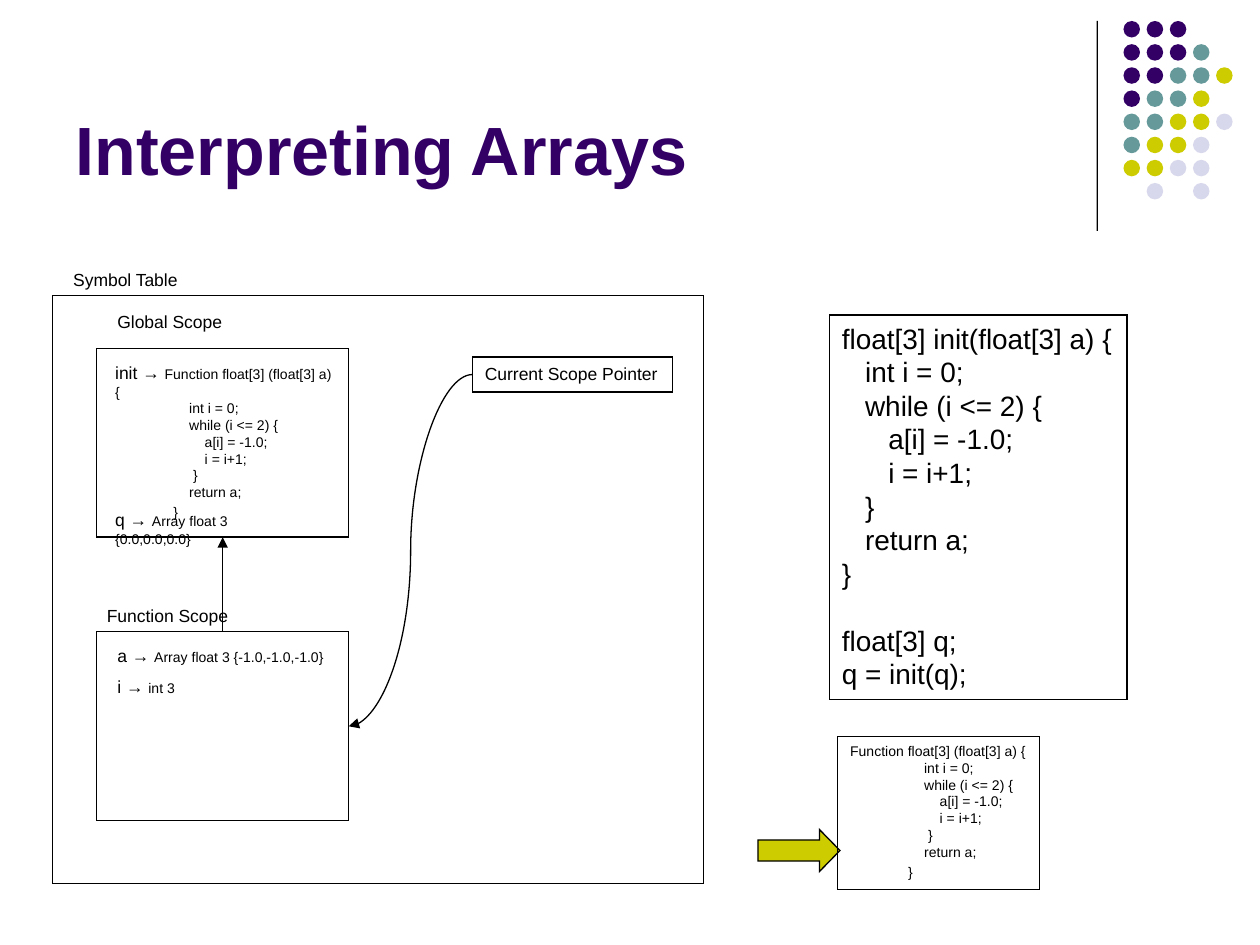
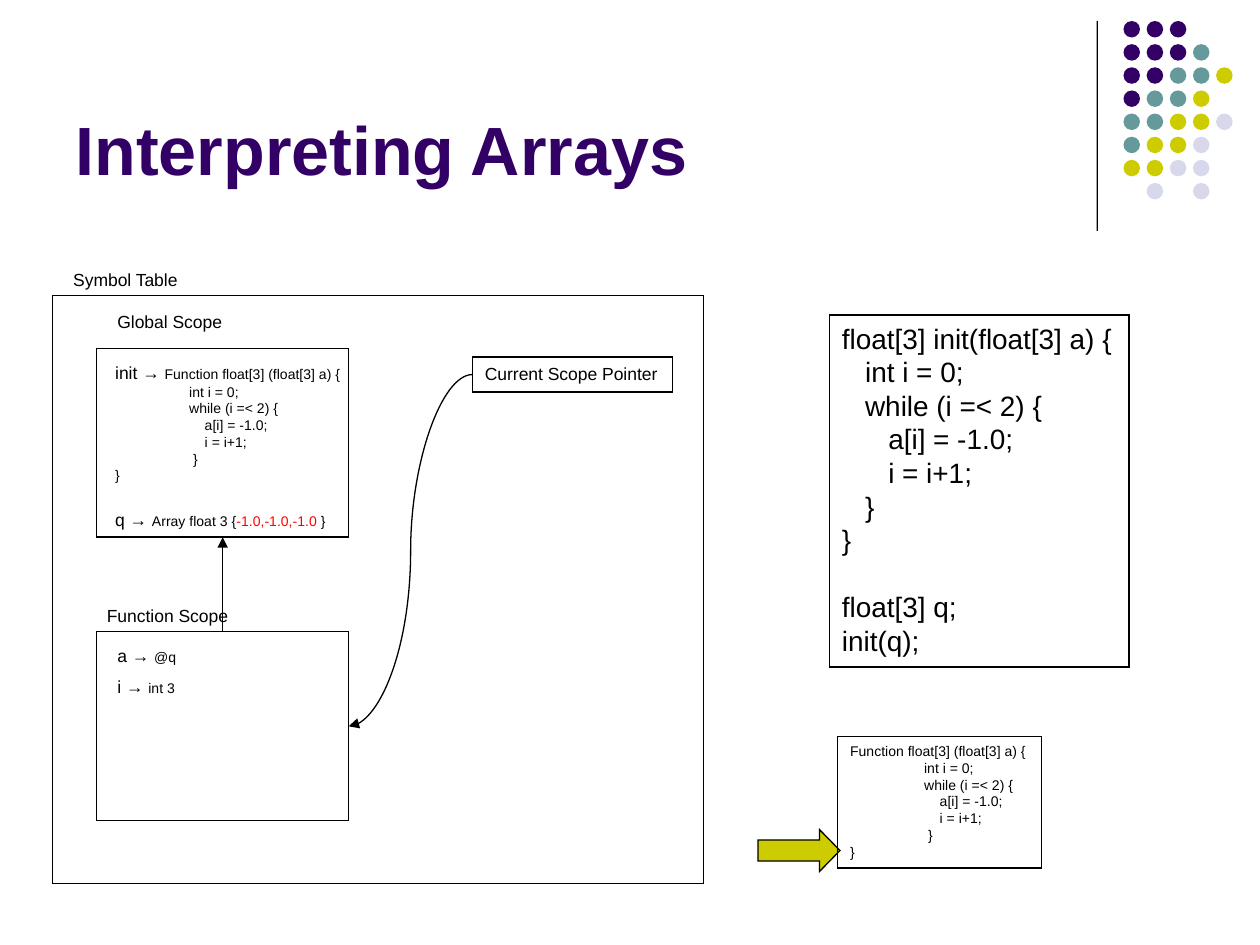
Before and after one commit to lutzhamel/CSC402, a slide deck: slide 31 of notes/csc402-ln019.pptx. Drawn at 1260x945 pixels with LibreOffice and Linux fonts; fonts in the diff are those of the drawing. Boxes give left, top, right and bottom in pixels: in the first picture for what was removed or moved away, otherwise in the second. Text is boxed around its words. In the diff, an @@ line names an element or a change of style, - is before the commit and + after.

```diff
--- a/notes/csc402-ln019.pptx
+++ b/notes/csc402-ln019.pptx
@@ rectangle "float[3] init(float[3] a) {": place and size @@
-rectangle "float[3] init(float[3] a) {" at [829,315,1126,699]
+rectangle "float[3] init(float[3] a) {" at [829,315,1129,667]
@@ text at [189,403,269,416]: text changed @@
-while (i <= 2) {
+while (i =< 2) {
@@ text in rectangle at [865,395,1025,421]: text changed @@
-while (i <= 2) {
+while (i =< 2) {
@@ text at [189,488,242,499]: paragraph removed @@
-return a;
@@ text at [115,516,317,530]: text changed @@
-q → Array float 3 {0.0,0.0,0.0}
+q → Array float 3 {-1.0,-1.0,-1.0 }
@@ text in rectangle at [865,532,969,554]: paragraph removed @@
-return a;
@@ text at [117,652,176,665]: text changed; size 8 to 10 pt @@
-a → Array float 3 {-1.0,-1.0,-1.0}
+a → @q
@@ text in rectangle at [842,630,919,656]: text changed @@
-q = init(q);
+init(q);
@@ rectangle "Function float[3] (float[3] a) {": place and size @@
-rectangle "Function float[3] (float[3] a) {" at [838,737,1040,890]
+rectangle "Function float[3] (float[3] a) {" at [838,737,1041,868]
@@ text in rectangle at [924,780,1004,793]: text changed @@
-while (i <= 2) {
+while (i =< 2) {
@@ text in rectangle at [924,848,977,859]: paragraph removed @@
-return a;
```
Also in this commit, not shown: 33 other slides changed, 14 slides removed, 9 other files.
